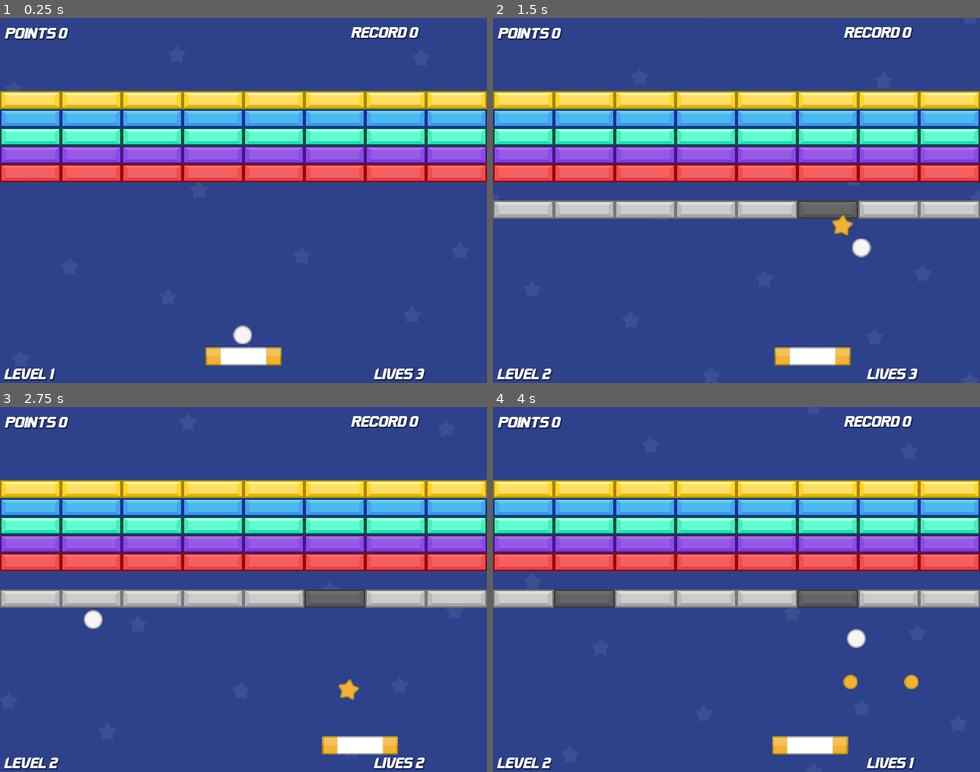
Above: before the commit, frames 1-4 (two rows, left to right).
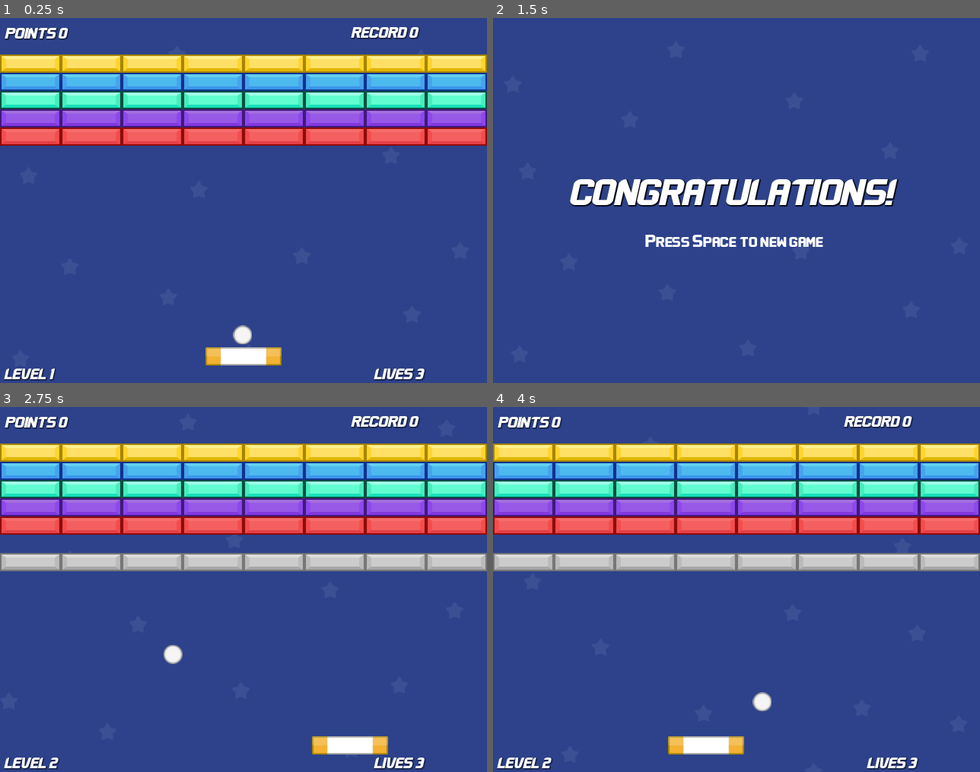
Above: after the commit, the same moments.

Repository: wmfariadev/super-arkanoid
Game: Godot game, scene res://Scenes/level1.tscn
Same seed, same stepped clock (60 frames per second), same inputs: the game is played once before the commit and once after it.
Inputs:
- Up to frame 1 (0.25 s): no input
- Up to frame 2 (1.5 s): tap Enter at 0.5 s; hold D (right) 0.53-1.28 s; hold Space (launch) 0.53-1.28 s; tap N (next_level_tests) at 0.8, 1.35 s; hold A (left) from 1.28 s (still down)
- Up to frame 3 (2.75 s): tap Space (launch) at 1.55 s; release A (left) at 2.03 s; hold D (right) from 2.03 s (still down); hold Space (launch) from 2.03 s (still down); tap N (next_level_tests) at 2.3 s
- Up to frame 4 (4 s): release Space (launch) at 2.78 s; tap N (next_level_tests) at 2.85, 3.8 s; tap Space (launch) at 3.05 s; release D (right) at 3.53 s; hold A (left) from 3.53 s (still down); hold Space (launch) from 3.53 s (still down)

The runs differ from the first frame. In frame 1, 35% of the frame differs, in the area x 0-100%, y 10-45%; in frame 2, 36%; in frame 3, 41%; in frame 4, 42%, in the area x 0-100%, y 10-100%.

Commit message:
nova tela de encerramento de jogo

Diff:
--- a/Scenes/level1.tscn
+++ b/Scenes/level1.tscn
@@ -25,7 +25,7 @@
 position = Vector2(319, 417)
 
 [node name="RedBlock" type="Node2D" parent="." unique_id=1474336431]
-position = Vector2(0, 24)
+position = Vector2(0, -24)
 
 [node name="Block1" parent="RedBlock" unique_id=1829492730 instance=ExtResource("4_y4dr7")]
 position = Vector2(0, 168)
@@ -84,7 +84,7 @@
 centered = false
 
 [node name="PurpleBlock" type="Node2D" parent="." unique_id=660791960]
-position = Vector2(0, 24)
+position = Vector2(0, -24)
 
 [node name="Block9" parent="PurpleBlock" unique_id=293656349 instance=ExtResource("4_y4dr7")]
 position = Vector2(0, 144)
@@ -143,7 +143,7 @@
 centered = false
 
 [node name="GreenBlock" type="Node2D" parent="." unique_id=633071869]
-position = Vector2(0, 24)
+position = Vector2(0, -24)
 
 [node name="Block17" parent="GreenBlock" unique_id=1290356594 instance=ExtResource("4_y4dr7")]
 position = Vector2(0, 120)
@@ -202,7 +202,7 @@
 centered = false
 
 [node name="BlueBlock" type="Node2D" parent="." unique_id=492047436]
-position = Vector2(0, 24)
+position = Vector2(0, -24)
 
 [node name="Block25" parent="BlueBlock" unique_id=1037972784 instance=ExtResource("4_y4dr7")]
 position = Vector2(0, 96)
@@ -261,7 +261,7 @@
 centered = false
 
 [node name="YellowBlock" type="Node2D" parent="." unique_id=1426486897]
-position = Vector2(0, 24)
+position = Vector2(0, -24)
 
 [node name="Block33" parent="YellowBlock" unique_id=1807617445 instance=ExtResource("4_y4dr7")]
 position = Vector2(0, 72)
--- a/Scenes/level2.tscn
+++ b/Scenes/level2.tscn
@@ -27,7 +27,7 @@
 position = Vector2(319, 417)
 
 [node name="RedBlock" type="Node2D" parent="." unique_id=1474336431]
-position = Vector2(0, 24)
+position = Vector2(0, -24)
 
 [node name="Block1" parent="RedBlock" unique_id=1829492730 instance=ExtResource("4_mmf1u")]
 position = Vector2(0, 168)
@@ -86,7 +86,7 @@
 centered = false
 
 [node name="PurpleBlock" type="Node2D" parent="." unique_id=660791960]
-position = Vector2(0, 24)
+position = Vector2(0, -24)
 
 [node name="Block9" parent="PurpleBlock" unique_id=293656349 instance=ExtResource("4_mmf1u")]
 position = Vector2(0, 144)
@@ -145,7 +145,7 @@
 centered = false
 
 [node name="GreenBlock" type="Node2D" parent="." unique_id=633071869]
-position = Vector2(0, 24)
+position = Vector2(0, -24)
 
 [node name="Block17" parent="GreenBlock" unique_id=1290356594 instance=ExtResource("4_mmf1u")]
 position = Vector2(0, 120)
@@ -204,7 +204,7 @@
 centered = false
 
 [node name="BlueBlock" type="Node2D" parent="." unique_id=492047436]
-position = Vector2(0, 24)
+position = Vector2(0, -24)
 
 [node name="Block25" parent="BlueBlock" unique_id=1037972784 instance=ExtResource("4_mmf1u")]
 position = Vector2(0, 96)
@@ -263,7 +263,7 @@
 centered = false
 
 [node name="YellowBlock" type="Node2D" parent="." unique_id=1426486897]
-position = Vector2(0, 24)
+position = Vector2(0, -24)
 
 [node name="Block33" parent="YellowBlock" unique_id=1807617445 instance=ExtResource("4_mmf1u")]
 position = Vector2(0, 72)
@@ -322,7 +322,7 @@
 centered = false
 
 [node name="GrayBlock" type="Node2D" parent="." unique_id=1377305336]
-position = Vector2(0, 72)
+position = Vector2(0, 24)
 
 [node name="Block1" parent="GrayBlock" unique_id=504095741 instance=ExtResource("4_mmf1u")]
 position = Vector2(0, 168)
--- /dev/null
+++ b/Scenes/level3.tscn
@@ -0,0 +1,52 @@
+[gd_scene format=3 uid="uid://cqyacs5dkrlo5"]
+
+[ext_resource type="Script" uid="uid://q08hohdot3gj" path="res://Scripts/level_3.gd" id="1_jaajx"]
+[ext_resource type="AudioStream" uid="uid://cld6fkcy8fe62" path="res://Sounds/level3.ogg" id="2_nm84x"]
+[ext_resource type="FontFile" uid="uid://cdlvuo45ixa5j" path="res://Fonts/Flatwheat-Regular.ttf" id="3_d77hw"]
+[ext_resource type="Texture2D" uid="uid://b3w6jgmaetqph" path="res://Sprites/Background.png" id="3_nm84x"]
+[ext_resource type="FontFile" uid="uid://yga4c3bqonna" path="res://Fonts/Flatwheat-Upright.ttf" id="4_jaajx"]
+
+[sub_resource type="LabelSettings" id="LabelSettings_mrxql"]
+font = ExtResource("3_d77hw")
+font_size = 48
+shadow_size = 4
+shadow_color = Color(0, 0, 0, 0.69411767)
+
+[sub_resource type="LabelSettings" id="LabelSettings_qrg6c"]
+font = ExtResource("4_jaajx")
+font_size = 22
+
+[node name="Level3" type="Node2D" unique_id=42577257]
+script = ExtResource("1_jaajx")
+
+[node name="AudioBG" type="AudioStreamPlayer2D" parent="." unique_id=1534677605]
+stream = ExtResource("2_nm84x")
+autoplay = true
+
+[node name="Background" type="Sprite2D" parent="." unique_id=232687941]
+position = Vector2(320, 240)
+texture = ExtResource("3_nm84x")
+
+[node name="Control" type="Control" parent="." unique_id=695356319]
+layout_mode = 3
+anchors_preset = 0
+offset_right = 40.0
+offset_bottom = 40.0
+
+[node name="LabelCongrats" type="Label" parent="Control" unique_id=809743565]
+layout_mode = 0
+offset_left = 99.0
+offset_top = 198.0
+offset_right = 525.0
+offset_bottom = 259.0
+text = "CONGRATULATIONS!"
+label_settings = SubResource("LabelSettings_mrxql")
+
+[node name="Label" type="Label" parent="Control" unique_id=817827201]
+layout_mode = 0
+offset_left = 200.0
+offset_top = 279.0
+offset_right = 434.0
+offset_bottom = 306.0
+text = "Press Space to new game"
+label_settings = SubResource("LabelSettings_qrg6c")
--- a/Scripts/game_manager.gd
+++ b/Scripts/game_manager.gd
@@ -56,7 +56,7 @@
 		var next_scene = "res://Scenes/level" + str(current_level) + ".tscn"
 		get_tree().change_scene_to_file(next_scene)
 	else:
-		print("fim de jogo")
+		get_tree().change_scene_to_file("res://Scenes/level3.tscn")
 
 func reset_current_level():
 	current_level = 1
--- a/Scripts/hud.gd
+++ b/Scripts/hud.gd
@@ -6,7 +6,7 @@
 @onready var label_level: Label = $LabelLevel
 
 
-func _process(delta: float) -> void:
+func _process(_delta: float) -> void:
 	label_points.text = "POINTS " + str(GameManager.points)
 	label_record.text = "RECORD " + str(GameManager.record)
 	label_lives.text = "LIVES " + str(GameManager.lives)
--- a/Scripts/level_1.gd
+++ b/Scripts/level_1.gd
@@ -1,6 +1,6 @@
 extends Node2D
 
-func _process(delta: float) -> void:
+func _process(_delta: float) -> void:
 	if Input.is_action_pressed("next_level_tests"):
 		next_level()
 
--- a/Scripts/level_2.gd
+++ b/Scripts/level_2.gd
@@ -4,3 +4,18 @@
 
 func _ready() -> void:
 	audio_level_up.play()
+
+func _process(_delta: float) -> void:
+	if Input.is_action_pressed("next_level_tests"):
+		next_level()
+
+func check_exists_blocks():
+	for group in get_children():
+		for child in group.get_children():
+			if child.name.contains("Block"):
+				return true
+	next_level()
+
+func next_level():
+	GameManager.started = false
+	GameManager.change_level()
--- /dev/null
+++ b/Scripts/level_3.gd
@@ -0,0 +1,6 @@
+extends Node2D
+
+
+func _process(_delta: float) -> void:
+	if Input.is_action_pressed("launch"):
+		GameManager.reset_game()
Not shown, added: Scripts/level_3.gd.uid
Not shown, added: export_presets.cfg
